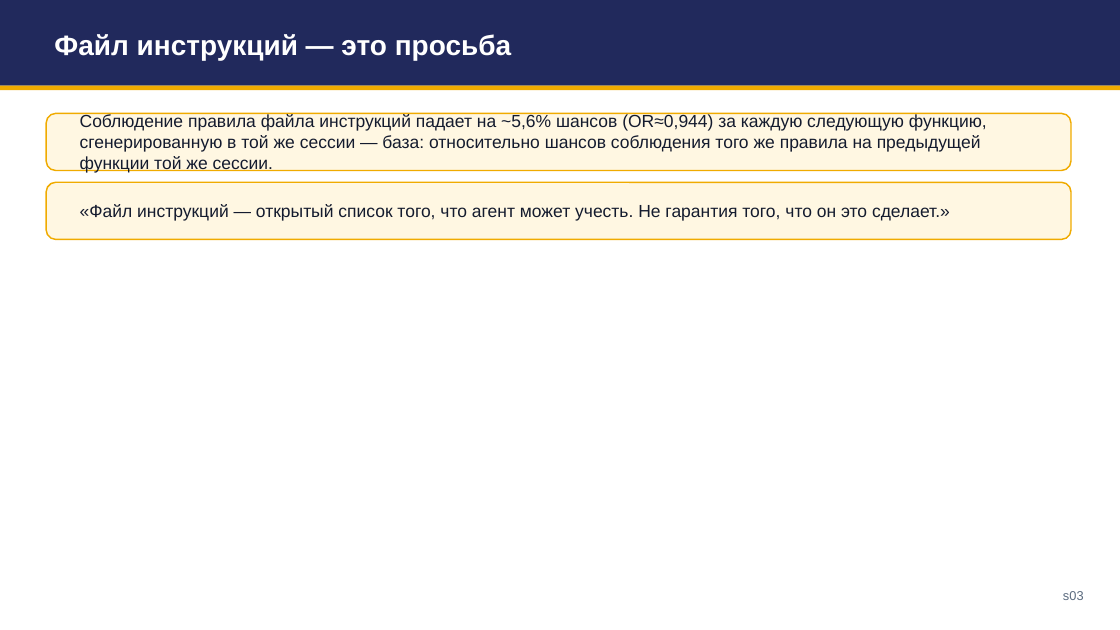
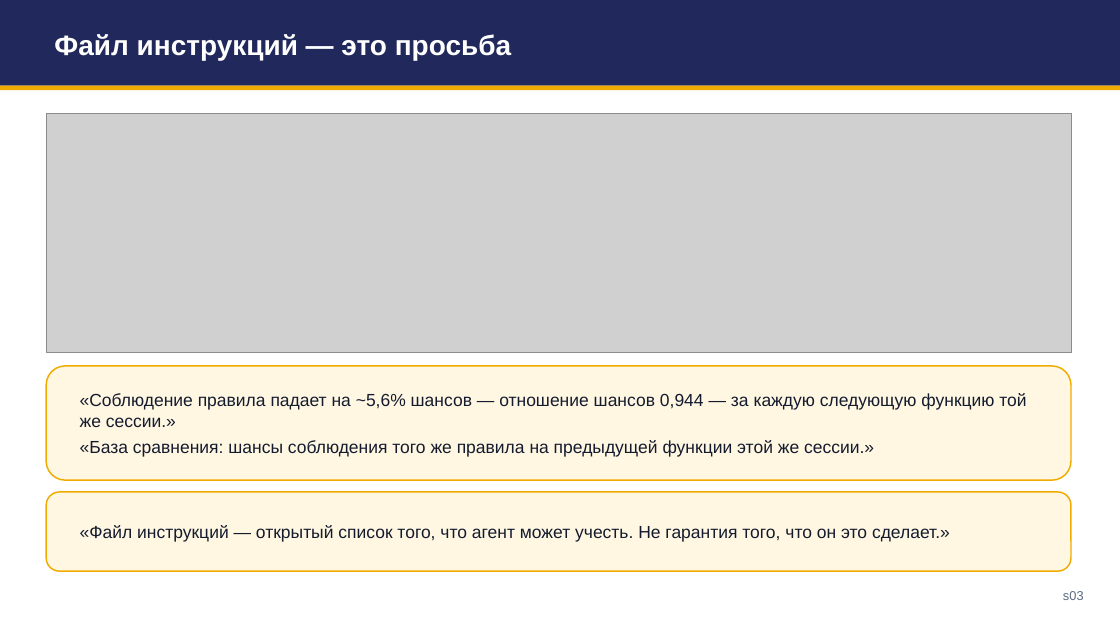
Before and after one commit to tellina-study/AI-usage-lessons, a slide deck: slide 3 of library/seminars/sem-05/rendered/sem-05.pptx. Drawn at 1120x630 pixels with LibreOffice and Linux fonts; fonts in the diff are those of the drawing; grey boxes stand for pictures. Boxes give left, top, right and bottom in pixels: in the first picture for what was removed or moved away, otherwise in the second. Text is boxed around its words. In the diff, an @@ line names an element or a change of style, - is before the commit and + after.

```diff
--- a/library/seminars/sem-05/rendered/sem-05.pptx
+++ b/library/seminars/sem-05/rendered/sem-05.pptx
@@ picture added at (x1=46, y1=113, x2=1071, y2=353) @@
@@ rounded rectangle resized from (x1=46, y1=182, x2=1071, y2=239) to (x1=46, y1=366, x2=1071, y2=481) @@
@@ text at (x1=80, y1=393, x2=1026, y2=457): text changed @@
-Соблюдение правила файла инструкций падает на ~5,6% шансов (OR≈0,944) за каждую следующую функцию, сгенерированную в той же сессии — база: относительно шансов соблюдения того же правила на предыдущей функции той же сессии.
+«Соблюдение правила падает на ~5,6% шансов — отношение шансов 0,944 — за каждую следующую функцию той же сессии.»
+«База сравнения: шансы соблюдения того же правила на предыдущей функции этой же сессии.»
@@ rounded rectangle resized from (x1=46, y1=113, x2=1071, y2=171) to (x1=46, y1=492, x2=1071, y2=571) @@
@@ text "«Файл инструкций — открытый список ..." moved from (x1=80, y1=204, x2=950, y2=221) to (x1=80, y1=525, x2=950, y2=542) @@
```
Also in this commit, not shown: 25 other slides changed, 1 slide added, 1 slide removed, 16 other files.
